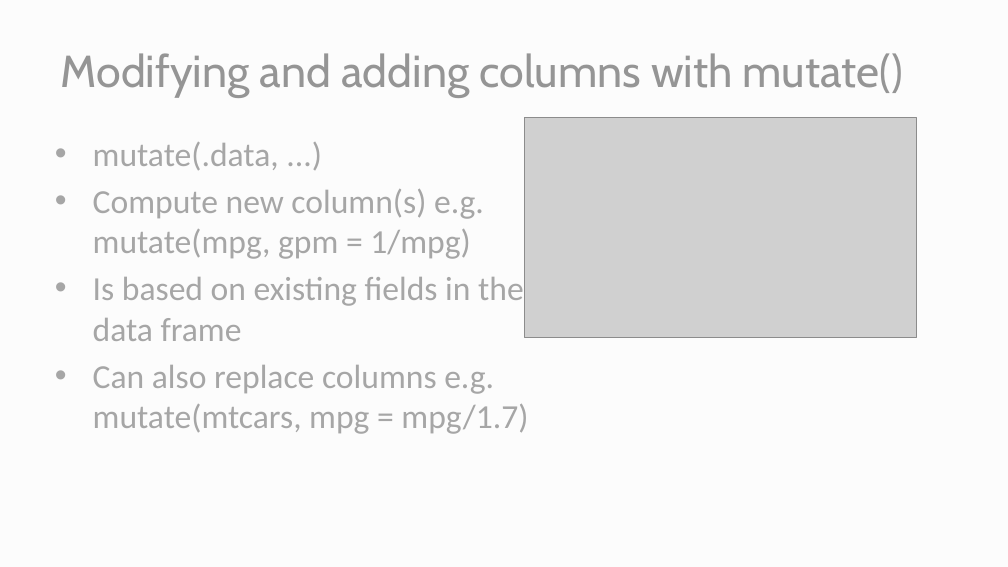
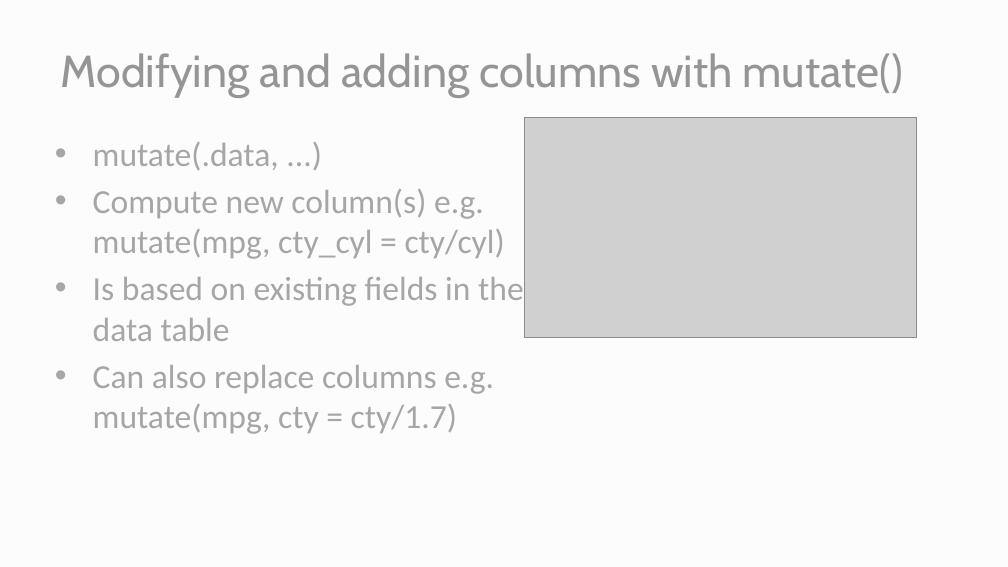
Before and after one commit to aweimann/floto-lab-learning-bioinformatics, a slide deck: slide 8 of docs/presentations/data_transformations.pptx. Drawn at 1008x567 pixels with LibreOffice and Linux fonts; fonts in the diff are those of the drawing; grey boxes stand for pictures. Boxes give left, top, right and bottom in pixels: in the first picture for what was removed or moved away, otherwise in the second. Text is boxed around its words. In the diff, an @@ line names an element or a change of style, - is before the commit and + after.

```diff
--- a/docs/presentations/data_transformations.pptx
+++ b/docs/presentations/data_transformations.pptx
@@ text at [93,189,524,434]: text changed @@
-• Compute new column(s) e.g.
-  mutate(mpg, gpm = 1/mpg)
-• Is based on existing fields in the data frame
-• Can also replace columns e.g.
-  mutate(mtcars, mpg = mpg/1.7)
+• Compute new column(s) e.g.
+  mutate(mpg, cty_cyl = cty/cyl)
+• Is based on existing fields in the data table
+• Can also replace columns e.g.
+  mutate(mpg, cty = cty/1.7)
```
Also in this commit, not shown: 8 other slides changed, 36 other files.
